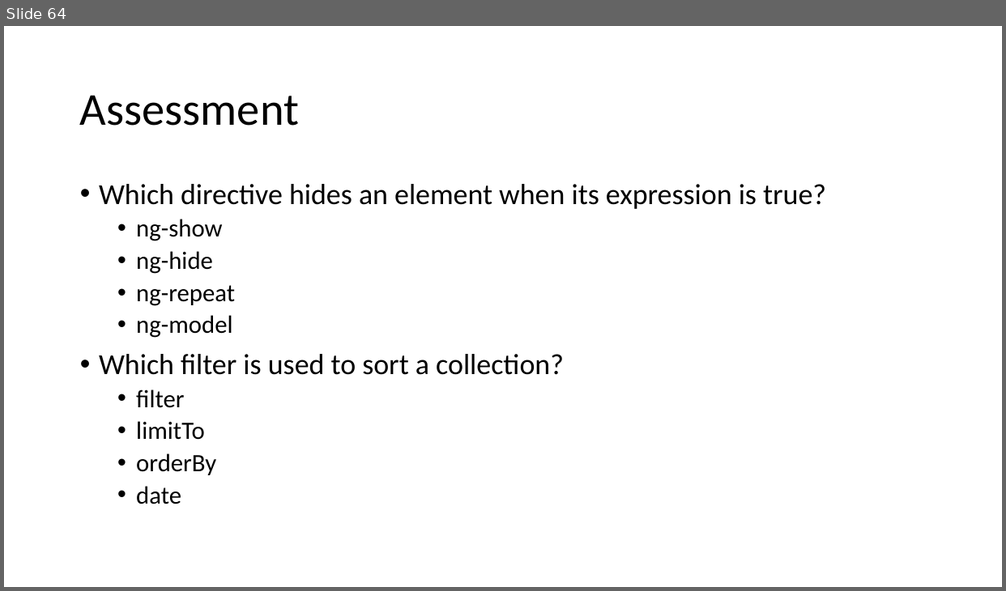
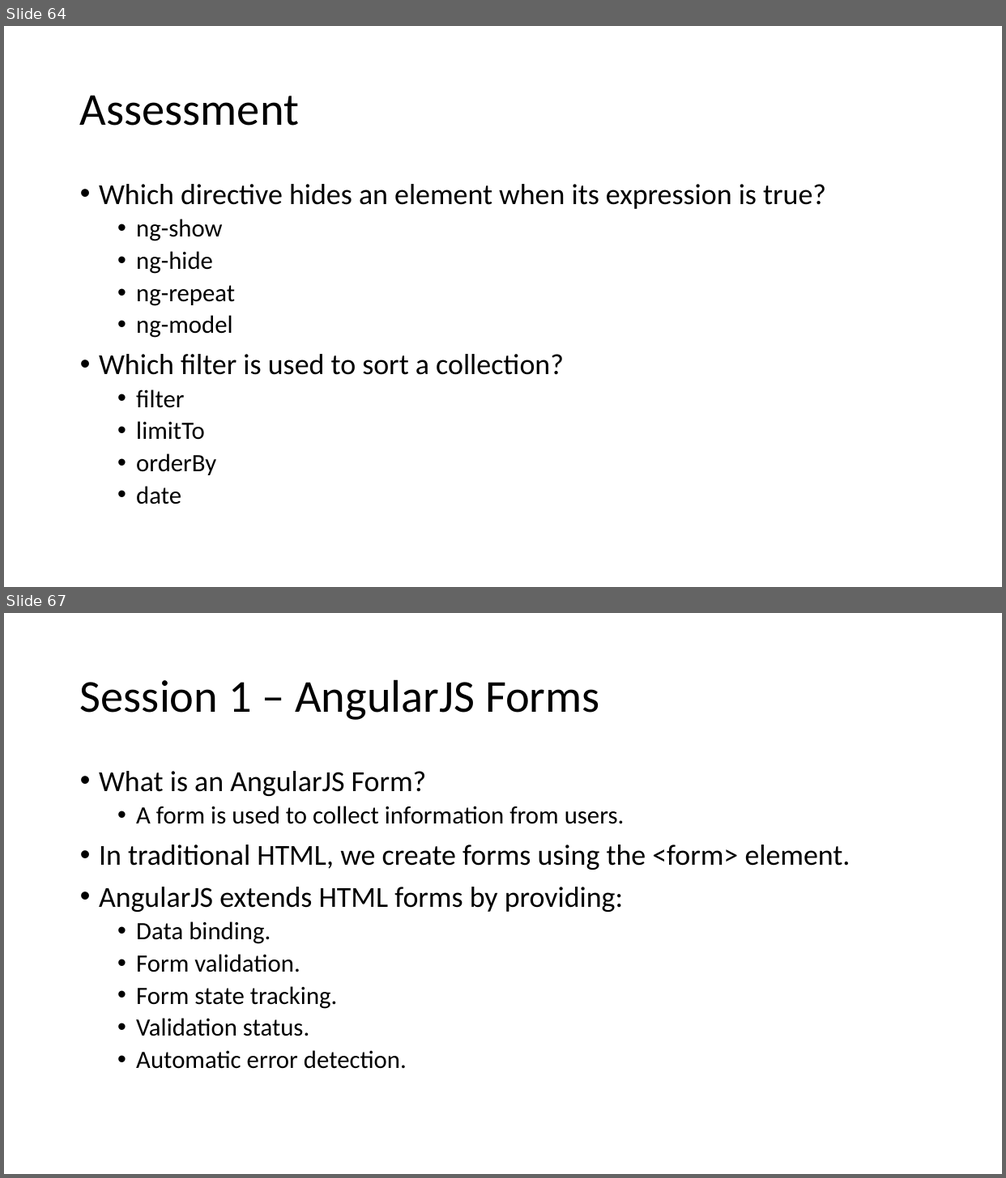
Before and after one commit to vivek-gohil/MIT, a slide deck: Angular JS.pptx. Shown one above the other, each under a label of ours: slide 64 before the commit, slides 64 and 67 after it; the slides between them are not shown. The pictures are 1006x591 and 1006x1178 pixels, drawn with LibreOffice and Linux fonts; fonts in the diff are those of the drawing. Boxes give left, top, right and bottom in pixels: in the first picture for what was removed or moved away, otherwise in the second. Text is boxed around its words. In the diff, an @@ line names an element or a change of style, - is before the commit and + after.

```diff
--- a/Angular JS.pptx
+++ b/Angular JS.pptx
@@ slide 67 added at box(4, 613, 1002, 1174), background #FFFFFF @@
@@ title added at box(80, 679, 600, 720), 44 pt, text #000000 @@
+Session 1 – AngularJS Forms
@@ text added at box(99, 771, 850, 1069), 24 pt, text #000000 @@
+• What is an AngularJS Form?
+  • A form is used to collect information from users.
+• In traditional HTML, we create forms using the <form> element.
+• AngularJS extends HTML forms by providing:
+  • Data binding.
+  • Form validation.
+  • Form state tracking.
+  • Validation status.
+  • Automatic error detection.
```
Also in this commit, not shown: 2 slides changed, 24 other slides added.
